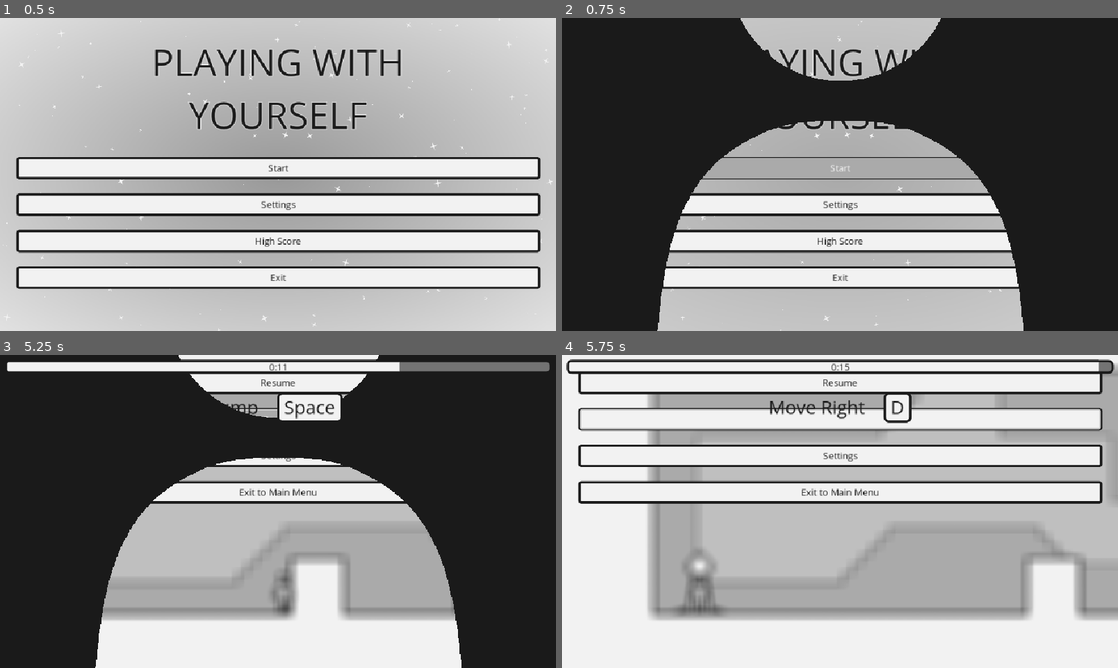
Above: before the commit, frames 1-4 (two rows, left to right).
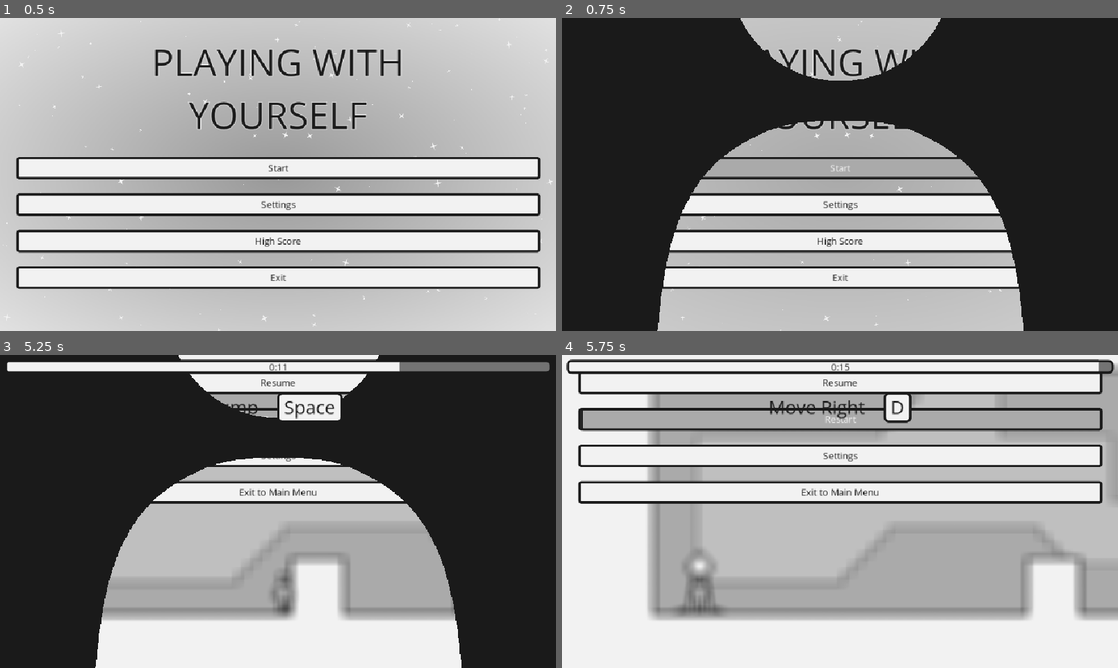
Above: after the commit, the same moments.

Repository: Spritehouse-Studio/Playing-With-Yourself
Game: Godot game, scene res://game/levels/main_menu/main_menu.tscn
Two runs of this game, one before a commit and one after it. Both use one fixed random seed, a clock stepped at 60 frames per second and the inputs below. Sound files missing from this copy of the repository are replaced by a short silence.
Inputs (mouse positions are in pixels of both pictures, inside the frame that each line leads up to):
- Up to frame 1 (0.5 s): no input
- Up to frame 2 (0.75 s): click "Start" at 0.5 s
- Up to frame 3 (5.25 s): tap Enter at 1.25 s; move the mouse to (400, 495) at 1.27 s; hold D (Move Right) 1.28-2.78 s; tap K (Attack) at 1.35, 2.85, 4.35 s; click (400, 495) at 1.42 s; tap Space (Jump) at 1.52, 2.27, 3.77, 4.52 s; move the mouse to (166, 527) at 2.02 s; tap E (Interact) at 2.1, 3.6 s; click (166, 527) at 2.17 s; move the mouse to (333, 442) at 2.77 s; hold A (Move Left) 2.78-3.53 s; click (333, 442) at 2.92 s; move the mouse to (250, 574) at 3.52 s; hold D (Move Right) 3.53-5 s; click (250, 574) at 3.67 s; move the mouse to (444, 558) at 4.27 s; click (444, 558) at 4.42 s; tap Escape (ui_cancel) at 4.9 s; click "Restart" at 5 s
- Up to frame 4 (5.75 s): no input

Frame 1 is identical in both runs. In frame 2, 0.5% of the frame differs, in the area x 25-75%, y 44-52%; in frame 3, less than 0.1%; in frame 4, 6.2%, in the area x 3-98%, y 16-25%.

Commit message:
Fix some edge cases, input tutorial refactor

Diff:
--- a/game/actors/actor_components/tracked_component.gd
+++ b/game/actors/actor_components/tracked_component.gd
@@ -55,7 +55,8 @@
 		event.type = component_name
 		event.value = value
 		event.ghost_position = _actor_root.global_position
-		GhostManager.all_ghost_events[GhostManager.ghosts.size()].events.append(event)
+		if len(GhostManager.all_ghost_events) > len(GhostManager.ghosts):
+			GhostManager.all_ghost_events[len(GhostManager.ghosts)].events.append(event)
 
 func load_event(value: Variant) -> void:
 	pass
--- a/game/autoloads/input/input_manager.gd
+++ b/game/autoloads/input/input_manager.gd
@@ -9,3 +9,82 @@
 	if event is InputEventKey or \
 		event is InputEventJoypadButton:
 		input_type = event
+
+func name_input(action_name: String, input_event_type: InputEvent = input_type) -> String:
+	var input_events: Array[InputEvent] = InputMap.action_get_events(action_name)
+	if input_event_type is InputEventKey:
+		var event_index: int = input_events.find_custom(func(event): return event is InputEventKey)
+		if event_index >= 0:
+			var input_event: InputEventKey = input_events[event_index]
+			return OS.get_keycode_string(input_event.physical_keycode)
+	elif input_event_type is InputEventMouseButton:
+		var event_index: int = input_events.find_custom(func(event): return event is InputEventMouseButton)
+		if event_index >= 0:
+			var input_event: InputEventMouseButton = input_events[event_index]
+			match input_event.button_index:
+				MOUSE_BUTTON_LEFT:
+					return "LMB"
+				MOUSE_BUTTON_RIGHT:
+					return "RMB"
+				MOUSE_BUTTON_MIDDLE:
+					return "MMB"
+			return input_event.as_text()
+	elif input_event_type is InputEventJoypadMotion:
+		var event_index: int = input_events.find_custom(func(event): return event is InputEventJoypadMotion)
+		if event_index >= 0:
+			var input_event: InputEventJoypadMotion = input_events[event_index]
+			match input_event.axis:
+				JOY_AXIS_LEFT_X:
+					if input_event.axis_value < 0:
+						return "Joystick Left"
+					elif input_event.axis_value > 0:
+						return "Joystick Right"
+				JOY_AXIS_LEFT_Y:
+					if input_event.axis_value < 0:
+						return "Joystick Down"
+					elif input_event.axis_value > 0:
+						return "Joystick Up"
+			return input_event.as_text()
+	elif input_event_type is InputEventJoypadButton:
+		var event_index: int = input_events.find_custom(func(event): return event is InputEventJoypadButton)
+		if event_index >= 0:
+			var input_event: InputEventJoypadButton = input_events[event_index]
+			match input_event.button_index:
+				JOY_BUTTON_DPAD_UP:
+					return "D-Pad Up"
+				JOY_BUTTON_DPAD_DOWN:
+					return "D-Pad Down"
+				JOY_BUTTON_DPAD_LEFT:
+					return "D-Pad Left"
+				JOY_BUTTON_DPAD_RIGHT:
+					return "D-Pad Right"
+				JOY_BUTTON_A:
+					var gamepad_name: String = Input.get_joy_name(0).to_lower()
+					if gamepad_name.contains("xbox"):
+						return "A"
+					elif gamepad_name.contains("ps"):
+						return "X"
+					return "A"
+				JOY_BUTTON_B:
+					var gamepad_name: String = Input.get_joy_name(0).to_lower()
+					if gamepad_name.contains("xbox"):
+						return "B"
+					elif gamepad_name.contains("ps"):
+						return "Circle"
+					return "B"
+				JOY_BUTTON_X:
+					var gamepad_name: String = Input.get_joy_name(0).to_lower()
+					if gamepad_name.contains("xbox"):
+						return "X"
+					elif gamepad_name.contains("ps"):
+						return "Square"
+					return "X"
+				JOY_BUTTON_Y:
+					var gamepad_name: String = Input.get_joy_name(0).to_lower()
+					if gamepad_name.contains("xbox"):
+						return "Y"
+					elif gamepad_name.contains("ps"):
+						return "Triangle"
+					return "Y"
+			return input_event.as_text()
+	return "???"
--- a/game/autoloads/scene_manager.gd
+++ b/game/autoloads/scene_manager.gd
@@ -31,3 +31,5 @@
 
 func go_to_main_menu() -> void:
 	change_scene(main_menu_scene)
+	LifeManager.stop()
+	SessionManager.stop()
--- a/game/autoloads/session_manager/session_manager.gd
+++ b/game/autoloads/session_manager/session_manager.gd
@@ -11,6 +11,8 @@
 
 var session_duration: float
 
+var started: bool
+
 var camera: GameCamera:
 	get:
 		if get_tree().current_scene is MainLevel:
@@ -22,11 +24,14 @@
 	$canvas_layer/blur.texture = ImageTexture.create_from_image(viewport_texture.get_image())
 
 func _process(delta: float) -> void:
+	if not started:
+		return
 	session_duration += delta
 	if is_instance_valid(camera):
 		global_position = camera.global_position - camera.offset
 
 func reset() -> void:
+	started = true
 	save(1, "/root/main_level/floors/floor1/contents/start")
 	reload()
 	GhostManager.reset()
@@ -48,6 +53,10 @@
 	current_floor = floor_number
 	current_save_point_path = save_point_path
 
+func stop() -> void:
+	started = false
+	session_duration = 0
+
 func win_game() -> void:
 	animator.play("win")
 	LifeManager.paused = true
--- a/game/gameplay/input_tutorial/input_tutorial_ui.gd
+++ b/game/gameplay/input_tutorial/input_tutorial_ui.gd
@@ -12,46 +12,9 @@
 		show()
 
 func show_input(action_name: String) -> void:
-	var input_events: Array[InputEvent] = InputMap.action_get_events(action_name)
 	var event_index: int = -1
-	var input_name: String = ""
-	if InputManager.input_type is InputEventKey:
-		event_index = input_events.find_custom(func(event): return event is InputEventKey)
-		if event_index >= 0:
-			var input_event: InputEventKey = input_events[event_index]
-			input_name = input_event.as_text().replace(" (Physical)", "")
-	elif InputManager.input_type is InputEventMouseButton:
-		event_index = input_events.find_custom(func(event): return event is InputEventMouseButton)
-		if event_index >= 0:
-			var input_event: InputEventMouseButton = input_events[event_index]
-			input_name = input_event.as_text()
-			match input_event.button_index:
-				MOUSE_BUTTON_LEFT:
-					input_name = "LMB"
-				MOUSE_BUTTON_RIGHT:
-					input_name = "RMB"
-				MOUSE_BUTTON_MIDDLE:
-					input_name = "MMB"
-	elif InputManager.input_type is InputEventJoypadButton:
-		event_index = input_events.find_custom(func(event): return event is InputEventJoypadButton)
-		if event_index >= 0:
-			var input_event: InputEventJoypadButton = input_events[event_index]
-			input_name = input_event.as_text()
-			match input_event.button_index:
-				JOY_BUTTON_DPAD_UP:
-					input_name = "D-Pad Up"
-				JOY_BUTTON_DPAD_DOWN:
-					input_name = "D-Pad Down"
-				JOY_BUTTON_DPAD_LEFT:
-					input_name = "D-Pad Left"
-				JOY_BUTTON_DPAD_RIGHT:
-					input_name = "D-Pad Right"
-				JOY_BUTTON_A:
-					input_name = "A"
-				JOY_BUTTON_B:
-					input_name = "B"
 	action_label.text = action_name
-	input_label.text = input_name
+	input_label.text = InputManager.name_input(action_name)
 	animator.stop()
 	animator.play("show")
 
--- a/game/gameplay/interactive/lever/lever.gd
+++ b/game/gameplay/interactive/lever/lever.gd
@@ -37,7 +37,8 @@
 	AudioManager.play_audio(toggle_sound, global_position, 0.75, 1.25)
 	#if interacting is PlayerBase:
 		#StateManager.save_state(get_path(), true)
-	super.interact(interacting)
+	if is_instance_valid(interacting):
+		super.interact(interacting)
 
 func release(interacting: ActorBase) -> void:
 	animator.play("release")
@@ -51,4 +52,5 @@
 	AudioManager.play_audio(toggle_sound, global_position, 0.75, 1.25)
 	toggled = false
 	pulling_actor = null
-	super.interact(interacting)
+	if is_instance_valid(interacting):
+		super.interact(interacting)
--- /dev/null
+++ b/game/resources/themes/flat_style.tres
@@ -0,0 +1,17 @@
+[gd_resource type="StyleBoxFlat" format=3 uid="uid://vlm0f0rvoyks"]
+
+[resource]
+bg_color = Color(0.94902, 0.94902, 0.94902, 1)
+border_width_left = 4
+border_width_top = 4
+border_width_right = 4
+border_width_bottom = 4
+border_color = Color(0.101961, 0.101961, 0.101961, 1)
+corner_radius_top_left = 4
+corner_radius_top_right = 4
+corner_radius_bottom_right = 4
+corner_radius_bottom_left = 4
+expand_margin_left = 4.0
+expand_margin_top = 4.0
+expand_margin_right = 4.0
+expand_margin_bottom = 4.0
--- a/game/resources/themes/theme.tres
+++ b/game/resources/themes/theme.tres
@@ -1,10 +1,11 @@
-[gd_resource type="Theme" load_steps=11 format=3 uid="uid://cyfwlve5v0wd5"]
+[gd_resource type="Theme" load_steps=12 format=3 uid="uid://cyfwlve5v0wd5"]
 
+[ext_resource type="StyleBox" uid="uid://vlm0f0rvoyks" path="res://game/resources/themes/flat_style.tres" id="1_6g4v5"]
 [ext_resource type="Texture2D" uid="uid://biqksxx3rogik" path="res://game/ui/slider_handle.png" id="1_tv8eo"]
 [ext_resource type="StyleBox" uid="uid://6fadbkhf3iay" path="res://game/resources/themes/panel_style.tres" id="2_admfw"]
 [ext_resource type="FontFile" uid="uid://c3k7bfk87jj7t" path="res://game/resources/fonts/open_sans/OpenSans-VariableFont_wdth,wght.ttf" id="2_tv8eo"]
 
-[sub_resource type="StyleBoxFlat" id="StyleBoxFlat_nwx65"]
+[sub_resource type="StyleBoxFlat" id="StyleBoxFlat_inebp"]
 bg_color = Color(0.666667, 0.666667, 0.666667, 1)
 border_width_left = 4
 border_width_top = 4
@@ -15,18 +16,17 @@
 corner_radius_top_right = 4
 corner_radius_bottom_right = 4
 corner_radius_bottom_left = 4
-expand_margin_left = 4.0
 expand_margin_top = 4.0
 expand_margin_right = 4.0
 expand_margin_bottom = 4.0
 
-[sub_resource type="StyleBoxFlat" id="StyleBoxFlat_7iugq"]
-bg_color = Color(0.94902, 0.94902, 0.94902, 1)
+[sub_resource type="StyleBoxFlat" id="StyleBoxFlat_nwx65"]
+bg_color = Color(0.101961, 0.101961, 0.101961, 1)
 border_width_left = 4
 border_width_top = 4
 border_width_right = 4
 border_width_bottom = 4
-border_color = Color(0.101961, 0.101961, 0.101961, 1)
+border_color = Color(0.94902, 0.94902, 0.94902, 1)
 corner_radius_top_left = 4
 corner_radius_top_right = 4
 corner_radius_bottom_right = 4
@@ -98,8 +98,9 @@
 default_font = ExtResource("2_tv8eo")
 default_font_size = 16
 Button/colors/font_color = Color(0.101961, 0.101961, 0.101961, 1)
+Button/styles/focus = SubResource("StyleBoxFlat_inebp")
 Button/styles/hover = SubResource("StyleBoxFlat_nwx65")
-Button/styles/normal = SubResource("StyleBoxFlat_7iugq")
+Button/styles/normal = ExtResource("1_6g4v5")
 HBoxContainer/constants/separation = 32
 HSlider/icons/grabber = ExtResource("1_tv8eo")
 HSlider/styles/grabber_area = SubResource("StyleBoxFlat_3ni4n")
@@ -118,4 +119,6 @@
 ProgressBar/fonts/font = SubResource("SystemFont_7iugq")
 ProgressBar/styles/background = SubResource("StyleBoxFlat_tv8eo")
 ProgressBar/styles/fill = SubResource("StyleBoxFlat_admfw")
+TooltipLabel/styles/normal = ExtResource("1_6g4v5")
+TooltipPanel/styles/panel = ExtResource("1_6g4v5")
 VBoxContainer/constants/separation = 32
--- a/game/ui/stackable/settings/accessibility_settings_panel.gd
+++ /dev/null
@@ -1,22 +0,0 @@
-## UI for modifying accessibility settings
-class_name AccessibilitySettingsPanel extends Control
-
-## Lists out all the accessibility settings
-@onready var accessibility_settings_list: VBoxContainer = $panel/margin_container/accessibility_settings_list
-## Container for screen shake intensity slider
-@onready var screen_shake_container: HBoxContainer = accessibility_settings_list.get_node("screen_shake_intensity_container")
-## Control for screen shake intensity
-@onready var screen_shake_slider: HSlider = screen_shake_container.get_node("screen_shake_intensity_slider")
-## Label displaying the screen shake intensity, in percent
-@onready var screen_shake_value_label: Label = screen_shake_container.get_node("value_label")
-
-func _ready() -> void:
-	screen_shake_slider.value = SaveManager.settings.screen_shake_intensity
-	screen_shake_value_label.text = " %d%%" % round(SaveManager.settings.screen_shake_intensity * 100)
-
-func _on_screen_shake_intensity_slider_value_changed(value: float) -> void:
-	SaveManager.settings.screen_shake_intensity = value
-	screen_shake_value_label.text = " %d%%" % round(SaveManager.settings.screen_shake_intensity * 100)
-
-func _on_back_button_pressed() -> void:
-	hide()
--- a/game/ui/stackable/settings/accessibility_settings_panel.tscn
+++ /dev/null
@@ -1,87 +0,0 @@
-[gd_scene load_steps=5 format=3 uid="uid://bgeonmcn3dbe"]
-
-[ext_resource type="Script" uid="uid://7f18givw3exd" path="res://game/ui/stackable/settings/accessibility_settings_panel.gd" id="1_cl2kt"]
-[ext_resource type="PackedScene" uid="uid://hhh5ydqhefgu" path="res://game/ui/menu_button/menu_button.tscn" id="1_o05rf"]
-[ext_resource type="LabelSettings" uid="uid://cvqg7onn3fwwc" path="res://game/ui/title_label_settings.tres" id="2_36bio"]
-[ext_resource type="LabelSettings" uid="uid://cbfahvq20rns5" path="res://game/ui/default_label_settings.tres" id="2_npaki"]
-
-[node name="accessibility_settings_panel" type="Control"]
-layout_mode = 3
-anchors_preset = 8
-anchor_left = 0.5
-anchor_top = 0.5
-anchor_right = 0.5
-anchor_bottom = 0.5
-grow_horizontal = 2
-grow_vertical = 2
-size_flags_horizontal = 3
-size_flags_vertical = 3
-script = ExtResource("1_cl2kt")
-
-[node name="panel" type="Panel" parent="."]
-layout_mode = 1
-anchors_preset = 15
-anchor_right = 1.0
-anchor_bottom = 1.0
-offset_left = -240.0
-offset_top = -135.0
-offset_right = 240.0
-offset_bottom = 135.0
-grow_horizontal = 2
-grow_vertical = 2
-
-[node name="margin_container" type="MarginContainer" parent="panel"]
-layout_mode = 1
-anchors_preset = 15
-anchor_right = 1.0
-anchor_bottom = 1.0
-grow_horizontal = 2
-grow_vertical = 2
-theme_override_constants/margin_left = 32
-theme_override_constants/margin_top = 32
-theme_override_constants/margin_right = 32
-theme_override_constants/margin_bottom = 32
-
-[node name="accessibility_settings_list" type="VBoxContainer" parent="panel/margin_container"]
-layout_mode = 2
-
-[node name="title" type="Label" parent="panel/margin_container/accessibility_settings_list"]
-layout_mode = 2
-text = "Accessibility"
-label_settings = ExtResource("2_36bio")
-horizontal_alignment = 1
-
-[node name="screen_shake_intensity_container" type="HBoxContainer" parent="panel/margin_container/accessibility_settings_list"]
-layout_mode = 2
-theme_override_constants/separation = 32
-
-[node name="screen_shake_intensity_label" type="Label" parent="panel/margin_container/accessibility_settings_list/screen_shake_intensity_container"]
-layout_mode = 2
-size_flags_horizontal = 3
-text = "Screen Shake"
-label_settings = ExtResource("2_npaki")
-vertical_alignment = 1
-
-[node name="screen_shake_intensity_slider" type="HSlider" parent="panel/margin_container/accessibility_settings_list/screen_shake_intensity_container"]
-layout_mode = 2
-size_flags_horizontal = 3
-size_flags_vertical = 1
-max_value = 1.0
-step = 0.01
-
-[node name="value_label" type="Label" parent="panel/margin_container/accessibility_settings_list/screen_shake_intensity_container"]
-layout_mode = 2
-size_flags_vertical = 1
-text = "100%"
-label_settings = ExtResource("2_npaki")
-
-[node name="spacer" type="Control" parent="panel/margin_container/accessibility_settings_list"]
-layout_mode = 2
-size_flags_vertical = 3
-
-[node name="back_button" parent="panel/margin_container/accessibility_settings_list" instance=ExtResource("1_o05rf")]
-layout_mode = 2
-text = "Back"
-
-[connection signal="value_changed" from="panel/margin_container/accessibility_settings_list/screen_shake_intensity_container/screen_shake_intensity_slider" to="." method="_on_screen_shake_intensity_slider_value_changed"]
-[connection signal="pressed" from="panel/margin_container/accessibility_settings_list/back_button" to="." method="_on_back_button_pressed"]
--- a/game/ui/stackable/settings/input_rebinder.gd
+++ b/game/ui/stackable/settings/input_rebinder.gd
@@ -37,22 +37,25 @@
 	var key_or_mouse_input_actions = action_events.filter(func(event): return event is InputEventKey or event is InputEventMouseButton)
 	if len(key_or_mouse_input_actions) <= 0:
 		rebind_key_or_mouse_button.text = "None"
-	elif key_or_mouse_input_actions[0] is InputEventKey:
-		rebind_key_or_mouse_button.text = OS.get_keycode_string(key_or_mouse_input_actions[0].physical_keycode)
-	elif key_or_mouse_input_actions[0] is InputEventMouseButton:
-		rebind_key_or_mouse_button.text = key_or_mouse_input_actions[0].as_text()
-
+	elif key_or_mouse_input_actions[0] is InputEventKey or InputEventMouseButton:
+		var button_text: String = InputManager.name_input(action_name, key_or_mouse_input_actions[0])
+		rebind_key_or_mouse_button.text = button_text
+		rebind_key_or_mouse_button.tooltip_text = button_text
 	var joypad_input_actions = action_events.filter(func(event): return event is InputEventJoypadButton or event is InputEventJoypadMotion)
 	if len(joypad_input_actions) <= 0:
 		rebind_joy_button.text = "None"
 	elif joypad_input_actions[0] is InputEventJoypadButton or joypad_input_actions[0] is InputEventJoypadMotion:
-		rebind_joy_button.text = joypad_input_actions[0].as_text()
+		var button_text: String = InputManager.name_input(action_name, joypad_input_actions[0])
+		rebind_joy_button.text = button_text
+		rebind_joy_button.tooltip_text = button_text
 
 func _input(event: InputEvent) -> void:
 	if event.is_action_pressed("ui_cancel"):
 		rebinding_key_or_mouse_button = false
 		rebinding_joypad = false
 		enable_rebind_buttons()
+		rebind_key_or_mouse_button.release_focus()
+		rebind_joy_button.release_focus()
 		return
 
 	if rebinding_key_or_mouse_button:
@@ -109,7 +112,9 @@
 		SaveManager.settings.input_events[action_name].append(key)
 	else:
 		SaveManager.settings.input_events[action_name] = [key]
-	rebind_key_or_mouse_button.text = OS.get_keycode_string(key.physical_keycode)
+	var button_text: String = InputManager.name_input(action_name, key)
+	rebind_key_or_mouse_button.text = button_text
+	rebind_key_or_mouse_button.tooltip_text = button_text
 	enable_rebind_buttons()
 	key_rebound.emit(action_name, key)
 
@@ -121,7 +126,9 @@
 		SaveManager.settings.input_events[action_name].append(mouse_button)
 	else:
 		SaveManager.settings.input_events[action_name] = [mouse_button]
-	rebind_key_or_mouse_button.text = mouse_button.as_text()
+	var button_text: String = InputManager.name_input(action_name, mouse_button)
+	rebind_key_or_mouse_button.text = button_text
+	rebind_key_or_mouse_button.tooltip_text = button_text
 	enable_rebind_buttons()
 	mouse_rebound.emit(action_name, mouse_button)
 
@@ -135,7 +142,9 @@
 		SaveManager.settings.input_events[action_name].append(joystick)
 	else:
 		SaveManager.settings.input_events[action_name] = [joystick]
-	rebind_joy_button.text = joystick.as_text()
+	var button_text: String = InputManager.name_input(action_name, joystick)
+	rebind_joy_button.text = button_text
+	rebind_joy_button.tooltip_text = button_text
 	enable_rebind_buttons()
 	joystick_rebound.emit(action_name, joystick)
 
@@ -149,7 +158,9 @@
 		SaveManager.settings.input_events[action_name].append(joypad_button)
 	else:
 		SaveManager.settings.input_events[action_name] = [joypad_button]
-	rebind_joy_button.text = joypad_button.as_text()
+	var button_text: String = InputManager.name_input(action_name, joypad_button)
+	rebind_joy_button.text = button_text
+	rebind_joy_button.tooltip_text = button_text
 	enable_rebind_buttons()
 	joypad_button_rebound.emit(action_name, joypad_button)
 
--- a/game/ui/stackable/settings/settings_ui.gd
+++ b/game/ui/stackable/settings/settings_ui.gd
@@ -1,8 +1,6 @@
 ## UI for modifying game settings
 class_name SettingsUI extends StackableUI
 
-## Child panel for adjust accessibility settings
-@onready var accessibility_settings_panel: Control = $accessibility_settings_panel
 ## Child panel for adjust audio values
 @onready var audio_settings_panel: Control = $audio_settings_panel
 ## Child panel for modifying input bindings
@@ -14,9 +12,6 @@
 func _on_back_button_pressed() -> void:
 	hide()
 
-func _on_accessibility_settings_button_pressed() -> void:
-	stack(accessibility_settings_panel)
-
 func _on_audio_settings_button_pressed() -> void:
 	stack(audio_settings_panel)
 
--- a/game/ui/stackable/settings/settings_ui.tscn
+++ b/game/ui/stackable/settings/settings_ui.tscn
@@ -1,8 +1,7 @@
-[gd_scene load_steps=6 format=3 uid="uid://bfku8uh4s7uwq"]
+[gd_scene load_steps=5 format=3 uid="uid://bfku8uh4s7uwq"]
 
 [ext_resource type="Script" uid="uid://cqmubex3roitu" path="res://game/ui/stackable/settings/settings_ui.gd" id="1_oynyl"]
 [ext_resource type="PackedScene" uid="uid://hhh5ydqhefgu" path="res://game/ui/menu_button/menu_button.tscn" id="2_thku7"]
-[ext_resource type="PackedScene" uid="uid://bgeonmcn3dbe" path="res://game/ui/stackable/settings/accessibility_settings_panel.tscn" id="3_76byv"]
 [ext_resource type="PackedScene" uid="uid://8cpaose5wjaw" path="res://game/ui/stackable/settings/audio_settings_panel.tscn" id="4_7pee2"]
 [ext_resource type="PackedScene" uid="uid://daa7bv3d5xd68" path="res://game/ui/stackable/settings/input_bindings_panel.tscn" id="5_72h0o"]
 
@@ -16,7 +15,7 @@
 size_flags_horizontal = 3
 size_flags_vertical = 3
 script = ExtResource("1_oynyl")
-child_uis = [NodePath("margin_container"), NodePath("accessibility_settings_panel"), NodePath("audio_settings_panel"), NodePath("input_bindings_panel")]
+child_uis = [NodePath("margin_container"), NodePath("audio_settings_panel"), NodePath("input_bindings_panel")]
 default_ui = NodePath("margin_container")
 
 [node name="margin_container" type="MarginContainer" parent="."]
@@ -29,10 +28,6 @@
 
 [node name="menu_buttons" type="VBoxContainer" parent="margin_container"]
 layout_mode = 2
-
-[node name="accessibility_settings_button" parent="margin_container/menu_buttons" instance=ExtResource("2_thku7")]
-layout_mode = 2
-text = "Accessibility"
 
 [node name="audio_settings_button" parent="margin_container/menu_buttons" instance=ExtResource("2_thku7")]
 layout_mode = 2
@@ -50,10 +45,6 @@
 layout_mode = 2
 text = "Back"
 
-[node name="accessibility_settings_panel" parent="." instance=ExtResource("3_76byv")]
-visible = false
-layout_mode = 1
-
 [node name="audio_settings_panel" parent="." instance=ExtResource("4_7pee2")]
 visible = false
 layout_mode = 1
@@ -63,8 +54,6 @@
 layout_mode = 1
 
 [connection signal="uis_emptied" from="." to="." method="_on_uis_emptied"]
-[connection signal="pressed" from="margin_container/menu_buttons/accessibility_settings_button" to="." method="_on_accessibility_settings_pressed"]
-[connection signal="pressed" from="margin_container/menu_buttons/accessibility_settings_button" to="." method="_on_accessibility_settings_button_pressed"]
 [connection signal="pressed" from="margin_container/menu_buttons/audio_settings_button" to="." method="_on_audio_settings_button_pressed"]
 [connection signal="pressed" from="margin_container/menu_buttons/input_bindings_button" to="." method="_on_input_bindings_button_pressed"]
 [connection signal="pressed" from="margin_container/menu_buttons/back_button" to="." method="_on_back_button_pressed"]
--- a/project.godot
+++ b/project.godot
@@ -59,12 +59,18 @@
 
 [input]
 
+ui_cancel={
+"deadzone": 0.5,
+"events": [Object(InputEventKey,"resource_local_to_scene":false,"resource_name":"","device":0,"window_id":0,"alt_pressed":false,"shift_pressed":false,"ctrl_pressed":false,"meta_pressed":false,"pressed":false,"keycode":4194305,"physical_keycode":0,"key_label":0,"unicode":0,"location":0,"echo":false,"script":null)
+, Object(InputEventJoypadButton,"resource_local_to_scene":false,"resource_name":"","device":-1,"button_index":6,"pressure":0.0,"pressed":true,"script":null)
+]
+}
 "Move Right"={
 "deadzone": 0.5,
 "events": [Object(InputEventKey,"resource_local_to_scene":false,"resource_name":"","device":-1,"window_id":0,"alt_press …(192 unchanged characters)…
 , Object(InputEventKey,"resource_local_to_scene":false,"resource_name":"","device":-1,"window_id":0,"alt_pressed":false …(186 unchanged characters)…
+, Object(InputEventJoypadMotion,"resource_local_to_scene":false,"resource_name":"","device":-1,"axis":0,"axis_value":1.0,"script":null)
 , Object(InputEventJoypadButton,"resource_local_to_scene":false,"resource_name":"","device":-1,"button_index":14,"pressure":0.0,"pressed":true,"script":null)
-, Object(InputEventJoypadMotion,"resource_local_to_scene":false,"resource_name":"","device":-1,"axis":0,"axis_value":1.0,"script":null)
 ]
 }
 "Move Left"={
@@ -93,6 +99,7 @@
 Interact={
 "deadzone": 0.2,
 "events": [Object(InputEventKey,"resource_local_to_scene":false,"resource_name":"","device":-1,"window_id":0,"alt_press …(192 unchanged characters)…
+, Object(InputEventJoypadButton,"resource_local_to_scene":false,"resource_name":"","device":-1,"button_index":3,"pressure":0.0,"pressed":true,"script":null)
 ]
 }
 Reload={
Not shown, removed: game/ui/stackable/settings/accessibility_settings_panel.gd.uid
